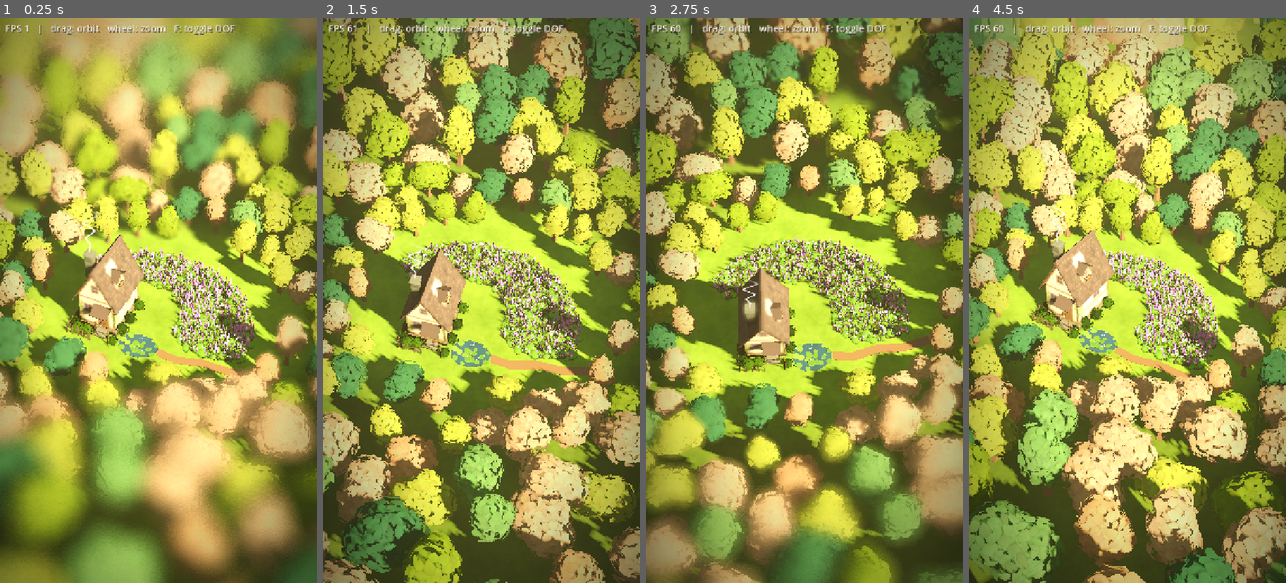
Above: before the commit, frames 1-4 (left to right).
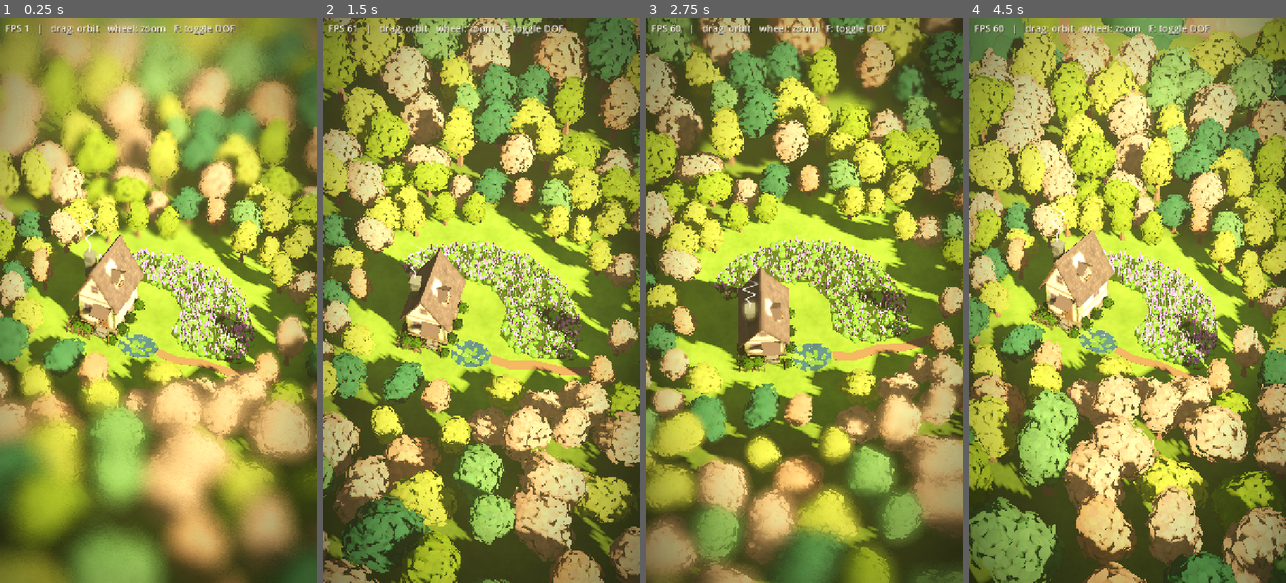
Above: after the commit, the same moments.

Repository: evaqqwww/Island
Game: Godot game, scene res://main.tscn
The game is run twice, just before and just after one commit, with the same random seed, the same clock (stepped at 60 frames per second) and the same inputs.
Inputs (mouse positions are in pixels of both pictures, inside the frame that each line leads up to):
- Up to frame 1 (0.25 s): no input
- Up to frame 2 (1.5 s): tap Enter at 0.5 s; move the mouse to (551, 272) at 0.52 s; tap F at 0.6 s; click (551, 272) at 0.67 s; drag from (418, 328) to (465, 413) at 1.27 s
- Up to frame 3 (2.75 s): move the mouse to (836, 176) at 2.02 s; tap F at 2.1 s; click (836, 176) at 2.17 s
- Up to frame 4 (4.5 s): drag from (1111, 413) to (1032, 215) at 2.77 s; move the mouse to (1222, 385) at 3.52 s; tap F at 3.6 s; click (1222, 385) at 3.67 s; drag from (1032, 215) to (1079, 159) at 4.27 s

The runs differ from the first frame. In frame 1, 9.5% of the frame differs, in the area x 0-100%, y 0-100%; in frame 2, 18%; in frame 3, 16%; in frame 4, 23%.

Commit message:
花田和远景树按当前视角减面，关掉花田植被投影
- 花田：羽扇豆花穗改为 4 边无底圆锥（160 → 20 面）、去掉颗粒起伏；绿色团簇 168 → 48 面；
  小花和池塘花 80 → 24 面；睡莲叶 60 → 24 面；删掉宽度不到 1 像素的花田草叶，
  花田地面改用深绿色调的草坪纹理；花田植被全部不投影
  花田合计约 26 万 → 约 4 万个三角形
- 远景树：叶片减半、树干 3 边 2 段，排布改为更大更疏（约 700 → 500 棵），12.8 万 → 6.6 万个三角形
- 移除不再使用的草叶 shader 和散布脚本里的草叶生成
- 全场景 52 万 → 23.5 万个三角形，投影几何 31.6 万 → 12.9 万

Co-Authored-By: Claude Opus 5.5 <noreply@anthropic.com>

Diff:
--- a/main.tscn
+++ b/main.tscn
@@ -3,7 +3,6 @@
 [ext_resource type="PackedScene" path="res://assets/cabin/cabin.glb" id="1_cabin"]
 [ext_resource type="Script" path="res://scripts/scatter.gd" id="2_scatter"]
 [ext_resource type="Script" path="res://scripts/forest.gd" id="3_forest"]
-[ext_resource type="Shader" path="res://shaders/grass.gdshader" id="4_grass"]
 [ext_resource type="Shader" path="res://shaders/flower.gdshader" id="5_flower"]
 [ext_resource type="Shader" path="res://shaders/water.gdshader" id="6_water"]
 [ext_resource type="Shader" path="res://shaders/dof.gdshader" id="7_dof"]
@@ -60,8 +59,15 @@
 shader_parameter/clearing_radii = Vector2(10.5, 8)
 shader_parameter/forest_shade = 0.68
 
-[sub_resource type="StandardMaterial3D" id="StandardMaterial3D_soil"]
-albedo_color = Color(0.18, 0.22, 0.09, 1)
+[sub_resource type="ShaderMaterial" id="ShaderMaterial_bed_ground"]
+render_priority = 0
+shader = ExtResource("17_ground")
+shader_parameter/lawn = ExtResource("18_lawn")
+shader_parameter/tint = Color(0.24, 0.34, 0.15, 1)
+shader_parameter/tile_size = 3.0
+shader_parameter/clearing_center = Vector2(4, -1.7)
+shader_parameter/clearing_radii = Vector2(10.5, 8)
+shader_parameter/forest_shade = 0.68
 
 [sub_resource type="StandardMaterial3D" id="StandardMaterial3D_path"]
 albedo_color = Color(0.45, 0.32, 0.2, 1)
@@ -69,25 +75,14 @@
 [sub_resource type="ShaderMaterial" id="ShaderMaterial_water"]
 render_priority = 0
 shader = ExtResource("6_water")
-
-[sub_resource type="ShaderMaterial" id="ShaderMaterial_bed_grass"]
-render_priority = 0
-shader = ExtResource("4_grass")
-shader_parameter/root_color = Color(0.06, 0.14, 0.04, 1)
-shader_parameter/tip_color = Color(0.3, 0.52, 0.16, 1)
-shader_parameter/tip_color_alt = Color(0.4, 0.58, 0.18, 1)
-shader_parameter/tip_glow = 0.03
-shader_parameter/wind_direction = Vector2(1, 0.35)
-shader_parameter/wind_strength = 0.08
-shader_parameter/wind_speed = 1.4
-shader_parameter/wind_scale = 0.18
 
 [sub_resource type="CylinderMesh" id="CylinderMesh_lupine"]
 top_radius = 0.012
 bottom_radius = 0.07
 height = 0.6
-radial_segments = 8
-rings = 8
+radial_segments = 4
+rings = 1
+cap_bottom = false
 
 [sub_resource type="ShaderMaterial" id="ShaderMaterial_lupine"]
 render_priority = 0
@@ -97,14 +92,14 @@
 shader_parameter/base_color = Color(0.22, 0.4, 0.14, 1)
 shader_parameter/base_fraction = 0.22
 shader_parameter/mesh_height = 0.6
-shader_parameter/floret_bumps = 0.012
+shader_parameter/floret_bumps = 0.0
 shader_parameter/sway = 0.03
 
 [sub_resource type="SphereMesh" id="SphereMesh_bed_flower"]
 radius = 0.09
 height = 0.13
-radial_segments = 8
-rings = 4
+radial_segments = 4
+rings = 2
 
 [sub_resource type="ShaderMaterial" id="ShaderMaterial_bed_flower"]
 render_priority = 0
@@ -118,15 +113,16 @@
 [sub_resource type="SphereMesh" id="SphereMesh_clump"]
 radius = 0.32
 height = 0.5
-radial_segments = 12
-rings = 6
+radial_segments = 6
+rings = 3
 
 [sub_resource type="CylinderMesh" id="CylinderMesh_lily_pad"]
 top_radius = 0.2
 bottom_radius = 0.2
 height = 0.015
-radial_segments = 10
-rings = 1
+radial_segments = 8
+rings = 0
+cap_bottom = false
 
 [sub_resource type="ShaderMaterial" id="ShaderMaterial_lily_pad"]
 render_priority = 0
@@ -140,8 +136,8 @@
 [sub_resource type="SphereMesh" id="SphereMesh_pond_flower"]
 radius = 0.07
 height = 0.08
-radial_segments = 8
-rings = 4
+radial_segments = 4
+rings = 2
 
 [sub_resource type="ShaderMaterial" id="ShaderMaterial_pond_flower"]
 render_priority = 0
@@ -237,7 +233,7 @@
 rotation_degrees = Vector3(-90, 0, 0)
 polygon = PackedVector2Array(-2.5, 3.2, -3.5, 5, -1, 6.8, 3, 7.5, 7, 6.5, 10, 4, 11.5, 0.5, 11, -2.6, 8.5, -2.7, 6.5, -2.2, 5.2, -1, 5.5, 1.5, 4.2, 3.4, 1.5, 4)
 depth = 0.08
-material = SubResource("StandardMaterial3D_soil")
+material = SubResource("ShaderMaterial_bed_ground")
 
 [node name="Path" type="CSGPolygon3D" parent="Regions"]
 position = Vector3(0, 0.025, 0)
@@ -260,18 +256,8 @@
 
 [node name="Vegetation" type="Node3D" parent="."]
 
-[node name="BedGrass" type="MultiMeshInstance3D" parent="Vegetation"]
-cast_shadow = 0
-material_override = SubResource("ShaderMaterial_bed_grass")
-script = ExtResource("2_scatter")
-grass_blade = true
-blade_width = 0.07
-count = 9000
-include_areas = Array[NodePath]([NodePath("../../Regions/FlowerBed")])
-height_range = Vector2(0.3, 0.5)
-random_seed = 3
-
 [node name="BedClumps" type="MultiMeshInstance3D" parent="Vegetation"]
+cast_shadow = 0
 material_override = ExtResource("13_bed")
 script = ExtResource("2_scatter")
 mesh = SubResource("SphereMesh_clump")
@@ -283,6 +269,7 @@
 random_seed = 4
 
 [node name="Lupines" type="MultiMeshInstance3D" parent="Vegetation"]
+cast_shadow = 0
 material_override = SubResource("ShaderMaterial_lupine")
 script = ExtResource("2_scatter")
 mesh = SubResource("CylinderMesh_lupine")
@@ -335,8 +322,8 @@
 tree_scale = Vector2(0.8, 1.8)
 growth_distance = 22.0
 overlap = 0.62
-far_spacing = 8.0
-far_scale = Vector2(2.4, 3.2)
+far_spacing = 9.5
+far_scale = Vector2(2.8, 3.6)
 
 [node name="Camera" type="Camera3D" parent="."]
 keep_aspect = 0
--- a/scripts/scatter.gd
+++ b/scripts/scatter.gd
@@ -1,15 +1,12 @@
 @tool
 extends MultiMeshInstance3D
 
-## 在地面上随机撒实例（草叶、花、睡莲等），整片是一个 MultiMesh（一次绘制调用）。
+## 在地面上随机撒实例（花、团簇、睡莲等），整片是一个 MultiMesh（一次绘制调用）。
 ## 区域用平铺在地面上的 CSGPolygon3D 划定：include_areas 为空时撒在 area 矩形内，
 ## 否则只撒在这些多边形里；落进 exclude_areas 的点会被剔除。
 ## 改了区域形状后点检查器里的「重新生成」。实例数据在运行时生成，不写进场景文件。
 
 @export var mesh: Mesh
-## 为 true 时忽略 mesh，生成一片高度为 1 的草叶（UV.y 从根部 0 到叶尖 1）。
-@export var grass_blade := false
-@export var blade_width := 0.06
 @export var count := 1000
 ## include_areas 为空时使用的矩形（以本节点为中心，XZ 平面）。
 @export var area := Vector2(30.0, 30.0)
@@ -94,40 +91,8 @@
 	var mm := MultiMesh.new()
 	mm.transform_format = MultiMesh.TRANSFORM_3D
 	mm.use_custom_data = true
-	mm.mesh = _make_blade() if grass_blade else mesh
+	mm.mesh = mesh
 	mm.instance_count = n
 	if n > 0:
 		mm.buffer = buf
 	multimesh = mm
-
-
-## 单片草叶：三段渐窄的条带加一个尖，高度为 1，叶尖略向 +Z 弯。
-func _make_blade() -> ArrayMesh:
-	var heights := [0.0, 0.4, 0.75]
-	var widths := [1.0, 0.75, 0.45]
-	var verts := PackedVector3Array()
-	var uvs := PackedVector2Array()
-	for k in heights.size():
-		var t: float = heights[k]
-		var hw: float = blade_width * 0.5 * widths[k]
-		var lean := t * t * 0.12
-		verts.append(Vector3(-hw, t, lean))
-		verts.append(Vector3(hw, t, lean))
-		uvs.append(Vector2(0.0, t))
-		uvs.append(Vector2(1.0, t))
-	verts.append(Vector3(0.0, 1.0, 0.12))
-	uvs.append(Vector2(0.5, 1.0))
-
-	var normals := PackedVector3Array()
-	normals.resize(verts.size())
-	normals.fill(Vector3.UP)
-
-	var arrays := []
-	arrays.resize(Mesh.ARRAY_MAX)
-	arrays[Mesh.ARRAY_VERTEX] = verts
-	arrays[Mesh.ARRAY_NORMAL] = normals
-	arrays[Mesh.ARRAY_TEX_UV] = uvs
-	arrays[Mesh.ARRAY_INDEX] = PackedInt32Array([0, 2, 1, 1, 2, 3, 2, 4, 3, 3, 4, 5, 4, 6, 5])
-	var blade := ArrayMesh.new()
-	blade.add_surface_from_arrays(Mesh.PRIMITIVE_TRIANGLES, arrays)
-	return blade
--- a/shaders/grass.gdshader
+++ /dev/null
@@ -1,39 +0,0 @@
-// 草叶：UV.y 从根部 0 到叶尖 1。
-// INSTANCE_CUSTOM.r 控制颜色变化，INSTANCE_CUSTOM.g 是风的相位。
-// 法线统一朝上，让整片草像绒毯一样柔和受光。
-shader_type spatial;
-render_mode cull_disabled, world_vertex_coords;
-
-uniform vec3 root_color : source_color = vec3(0.30, 0.15, 0.06);
-uniform vec3 tip_color : source_color = vec3(0.98, 0.68, 0.36);
-uniform vec3 tip_color_alt : source_color = vec3(0.90, 0.44, 0.24);
-uniform float tip_glow = 0.10;
-uniform vec2 wind_direction = vec2(1.0, 0.35);
-uniform float wind_strength = 0.10;
-uniform float wind_speed = 1.4;
-uniform float wind_scale = 0.18;
-
-varying float v_height;
-varying float v_variation;
-
-void vertex() {
-	float h = UV.y;
-	v_height = h;
-	v_variation = INSTANCE_CUSTOM.r;
-
-	vec2 dir = normalize(wind_direction);
-	float along = dot(VERTEX.xz, dir);
-	float wave = sin(TIME * wind_speed + along * wind_scale * 6.2831 + INSTANCE_CUSTOM.g * 6.2831);
-	float gust = sin(TIME * wind_speed * 0.37 + along * wind_scale * 1.7) * 0.5 + 0.5;
-	VERTEX.xz += dir * (wave * 0.35 + gust * 0.65) * wind_strength * h * h;
-}
-
-void fragment() {
-	vec3 tip = mix(tip_color, tip_color_alt, v_variation);
-	vec3 c = mix(root_color, tip, smoothstep(0.0, 1.0, v_height));
-	ALBEDO = c * mix(0.85, 1.1, fract(v_variation * 7.31));
-	NORMAL = normalize((VIEW_MATRIX * vec4(0.0, 1.0, 0.0, 0.0)).xyz);
-	ROUGHNESS = 0.9;
-	SPECULAR = 0.15;
-	EMISSION = tip * tip_glow * v_height * v_height;
-}
Binary file changed: assets/trees/trees.glb
Not shown, removed: shaders/grass.gdshader.uid
Not shown, changed: blender/build_trees.py
Not shown, changed: blender/trees.blend
Not shown, changed: docs/index.html
Not shown, changed: docs/index.pck
